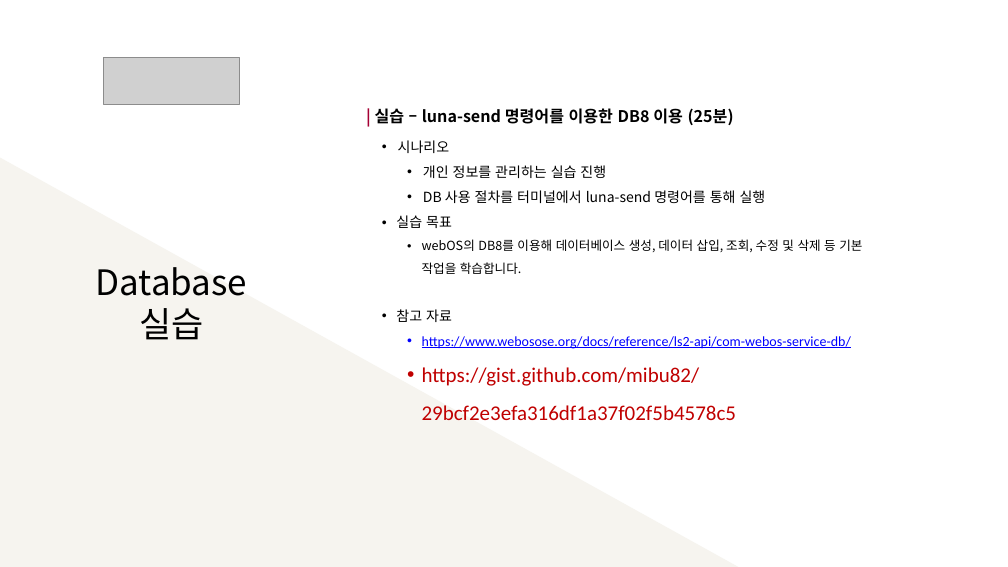
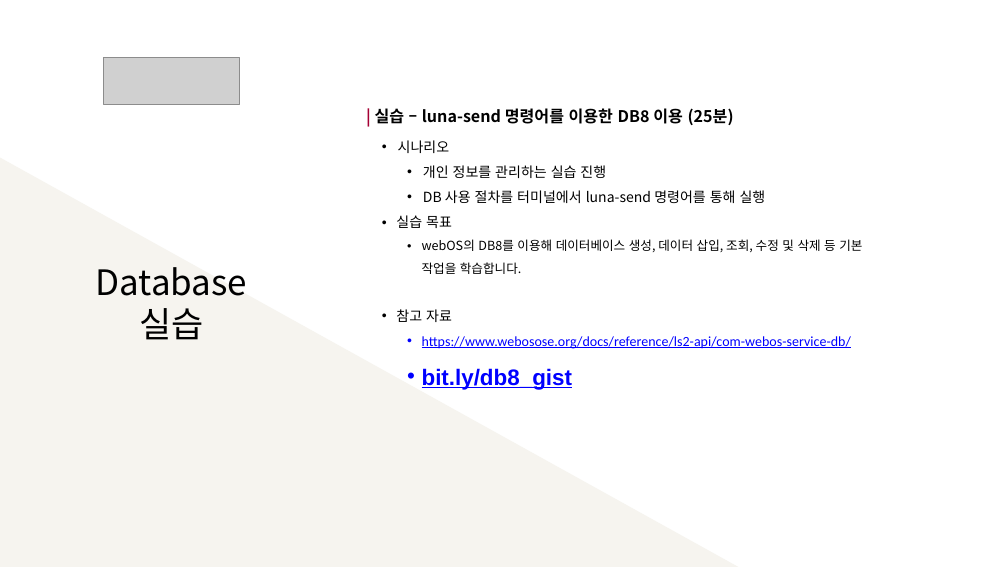
Before and after one commit to mibu82/webOSLecture, a slide deck: slide 13 of Advanced_Course/PPT/2-2. [Done][Advanced] Storage.pptx. Drawn at 1008x567 pixels with LibreOffice and Linux fonts; fonts in the diff are those of the drawing; grey boxes stand for pictures. Boxes give left, top, right and bottom in pixels: in the first picture for what was removed or moved away, otherwise in the second. Text is boxed around its words. In the diff, an @@ line names an element or a change of style, - is before the commit and + after.

```diff
--- a/Advanced_Course/PPT/2-2. [Done][Advanced] Storage.pptx
+++ b/Advanced_Course/PPT/2-2. [Done][Advanced] Storage.pptx
@@ text at bbox=[422, 368, 572, 390]: text changed; size 30 to 32 pt; font Calibri to Arial; text colour #C00000 to #0000FF; bold on @@
-  • https://gist.github.com/mibu82/
-    29bcf2e3efa316df1a37f02f5b4578c5
+  • bit.ly/db8_gist
```
Also in this commit, not shown: 2 other slides changed, 25 other files.
